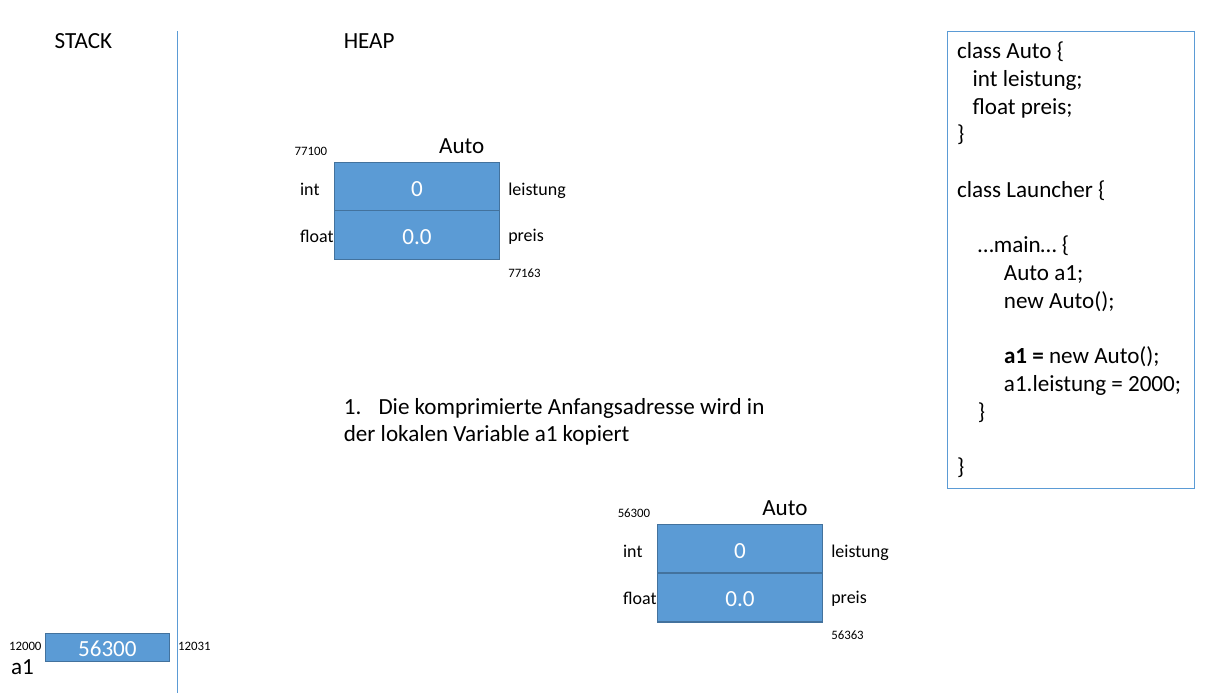
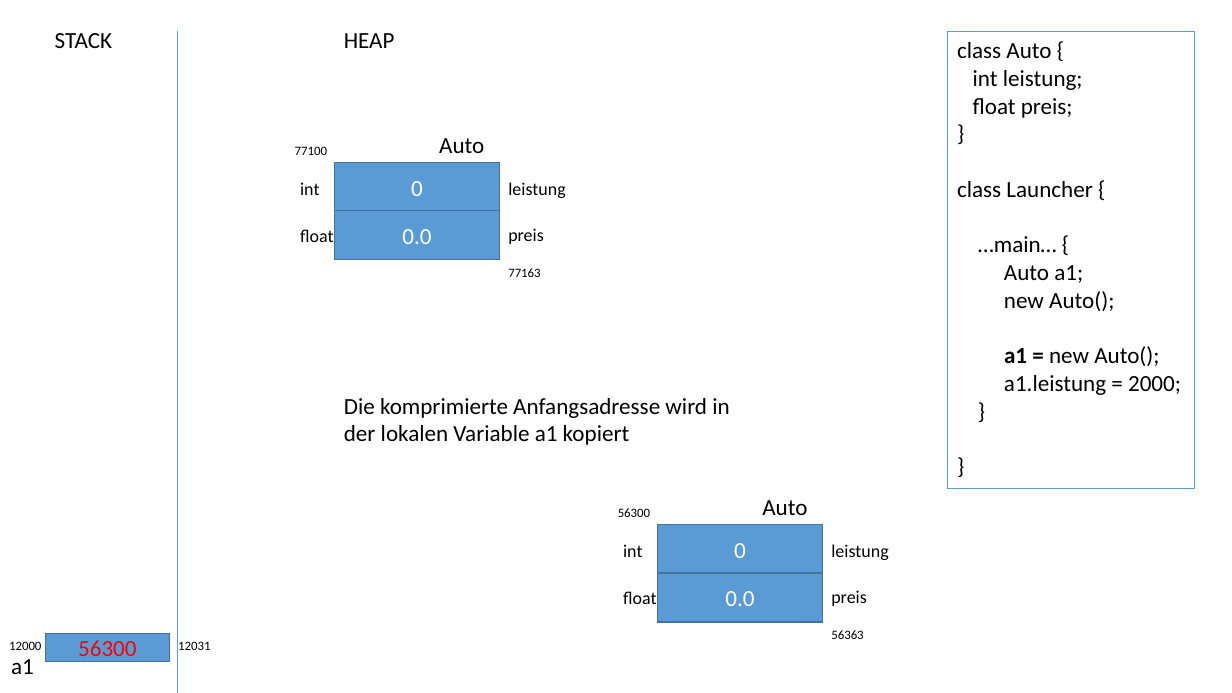
Before and after one commit to ccjavadozent/oca_162982, a slide deck: slide 5 of Diagramme/Klassen Objekte Referenzen.pptx. Drawn at 1232x693 pixels with LibreOffice and Linux fonts; fonts in the diff are those of the drawing. Boxes give left, top, right and bottom in pixels: in the first picture for what was removed or moved away, otherwise in the second. Text is boxed around its words. In the diff, an @@ line names an element or a change of style, - is before the commit and + after.

```diff
--- a/Diagramme/Klassen Objekte Referenzen.pptx
+++ b/Diagramme/Klassen Objekte Referenzen.pptx
@@ text at (344, 398, 729, 418): bullet 1. to none @@
@@ rectangle "56300" at (45, 634, 169, 662): text colour #FFFFFF to #FF0000 @@
```
Also in this commit, not shown: 2 other slides changed.
